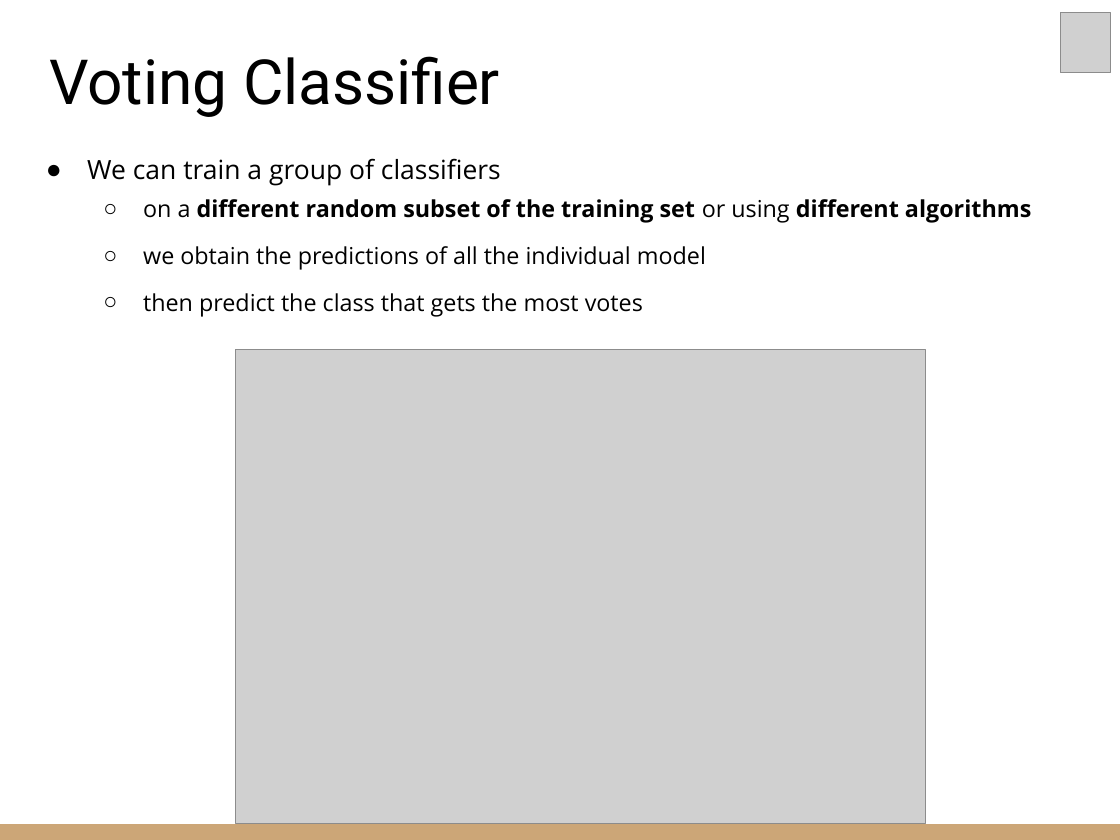
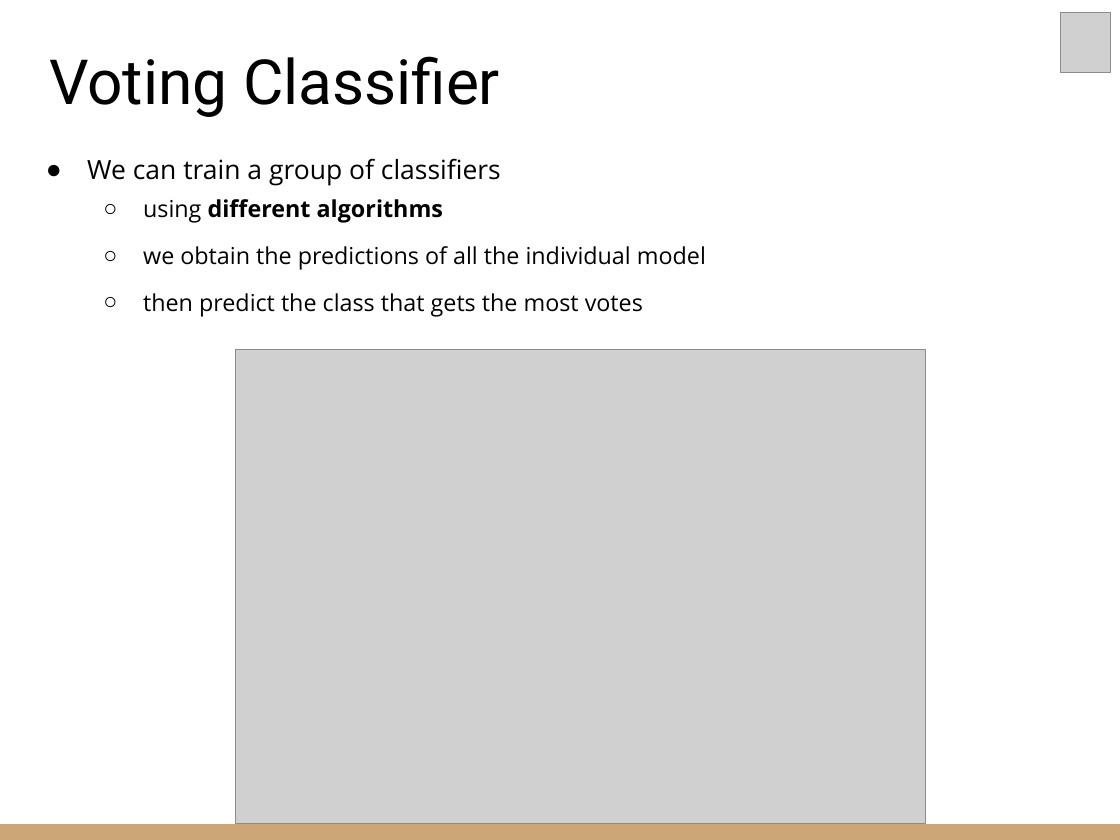
Before and after one commit to riccardoberta/machine-learning, a slide deck: slide 4 of 06 - Ensemble Learning/slides.pptx. Drawn at 1120x840 pixels with LibreOffice and Linux fonts; fonts in the diff are those of the drawing; grey boxes stand for pictures. Boxes give left, top, right and bottom in pixels: in the first picture for what was removed or moved away, otherwise in the second. Text is boxed around its words. In the diff, an @@ line names an element or a change of style, - is before the commit and + after.

```diff
--- a/06 - Ensemble Learning/slides.pptx
+++ b/06 - Ensemble Learning/slides.pptx
@@ text at (143, 199, 443, 223): text changed @@
-  ○ on a different random subset of the training set or using different algorithms
+  ○ using different algorithms
```
Also in this commit, not shown: 5 other slides changed, 7 other files.
